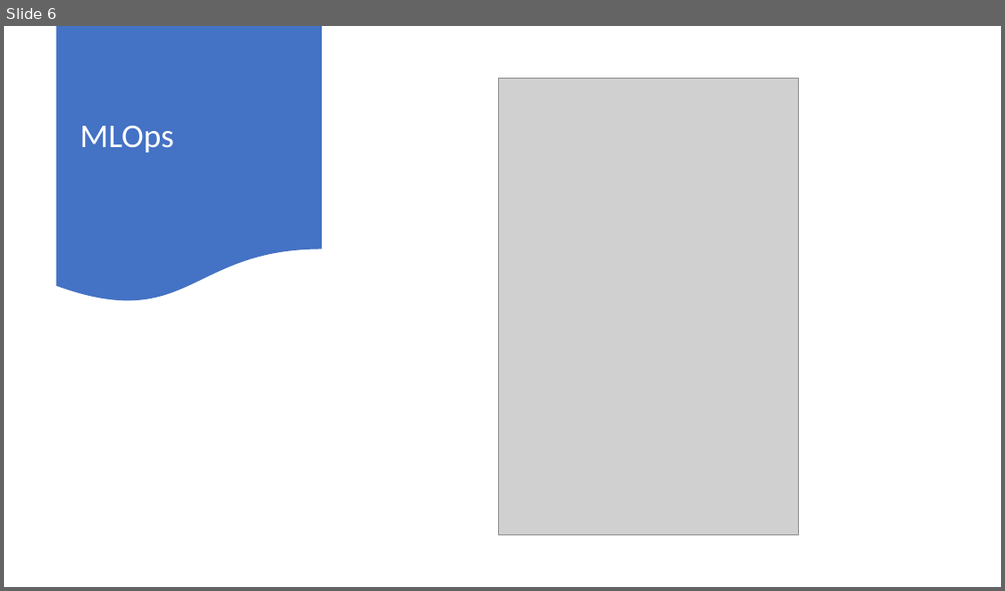
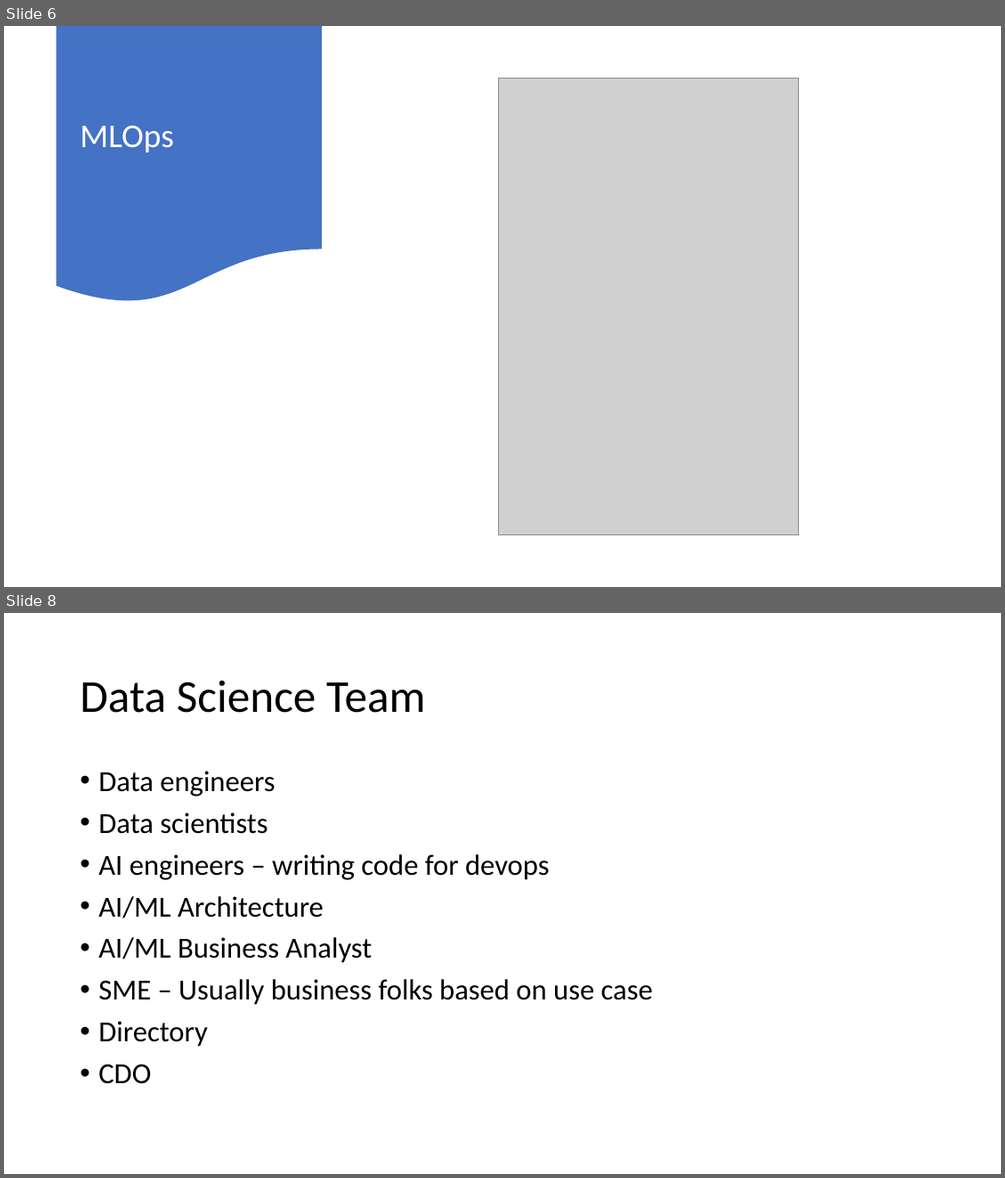
Before and after one commit to memasanz/AMLHackathonWithMLOps, a slide deck: Architecture/Simplify MLOps for Everyone.pptx. Shown one above the other, each under a label of ours: slide 6 before the commit, slides 6 and 8 after it; the slides between them are not shown. The pictures are 1005x591 and 1005x1178 pixels, drawn with LibreOffice and Linux fonts; fonts in the diff are those of the drawing; grey boxes stand for pictures. Boxes give left, top, right and bottom in pixels: in the first picture for what was removed or moved away, otherwise in the second. Text is boxed around its words. In the diff, an @@ line names an element or a change of style, - is before the commit and + after.

```diff
--- a/Architecture/Simplify MLOps for Everyone.pptx
+++ b/Architecture/Simplify MLOps for Everyone.pptx
@@ slide 8 added at (x1=4, y1=613, x2=1001, y2=1174), background #FFFFFF @@
@@ title added at (x1=80, y1=680, x2=426, y2=713), 44 pt, text #000000 @@
+Data Science Team
@@ text added at (x1=98, y1=771, x2=653, y2=1084), 28 pt, text #000000 @@
+• Data engineers
+• Data scientists
+• AI engineers – writing code for devops
+• AI/ML Architecture
+• AI/ML Business Analyst
+• SME – Usually business folks based on use case
+• Directory
+• CDO
```
Also in this commit, not shown: 7 other slides added.
